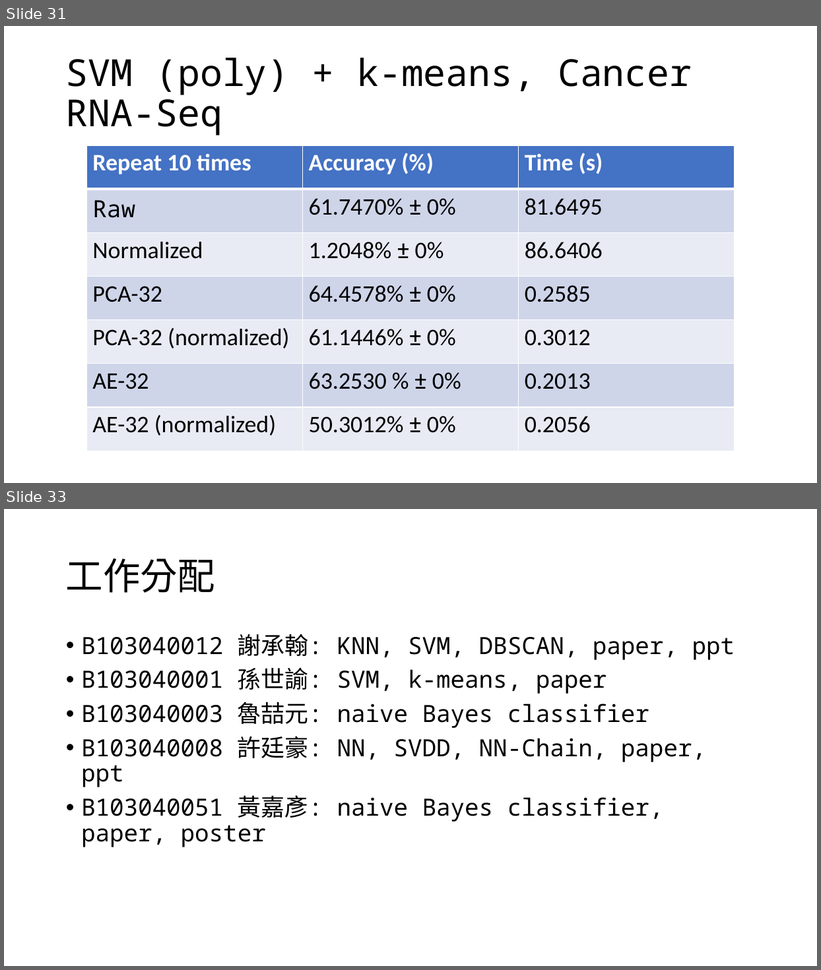
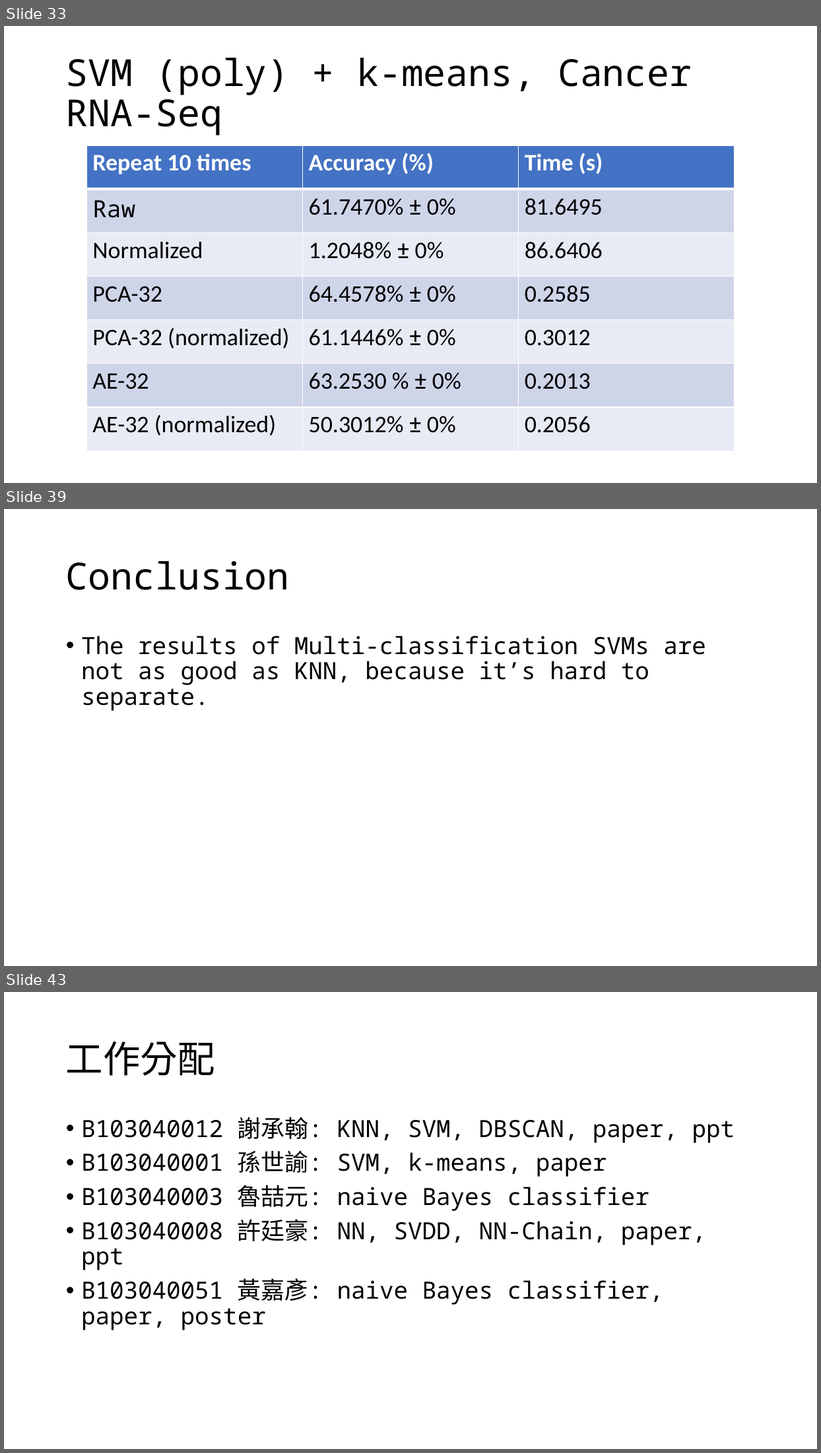
Before and after one commit to OEmiliatanO/CSE_data_mining, a slide deck: final/ppt/第八組.pptx. Shown one above the other, each under a label of ours: slides 31 and 33 before the commit, slides 33, 39 and 43 after it; the slides between them are not shown. The pictures are 821x970 and 821x1453 pixels, drawn with LibreOffice and Linux fonts; fonts in the diff are those of the drawing. Boxes give left, top, right and bottom in pixels: in the first picture for what was removed or moved away, otherwise in the second. Text is boxed around its words. In the diff, an @@ line names an element or a change of style, - is before the commit and + after.

```diff
--- a/final/ppt/第八組.pptx
+++ b/final/ppt/第八組.pptx
@@ slide 39 added at <box>4,509,817,966</box>, background #FFFFFF @@
@@ title added at <box>66,561,290,590</box>, 44 pt, text #000000 @@
+Conclusion
@@ text added at <box>81,636,706,711</box>, 28 pt, text #000000 @@
+• The results of Multi-classification SVMs are not as good as KNN, because it’s hard to separate.
@@ what was slide 31 is now slide 33 @@
@@ what was slide 33 is now slide 43 @@
```
Also in this commit, not shown: 2 slides changed, 9 other slides added.
